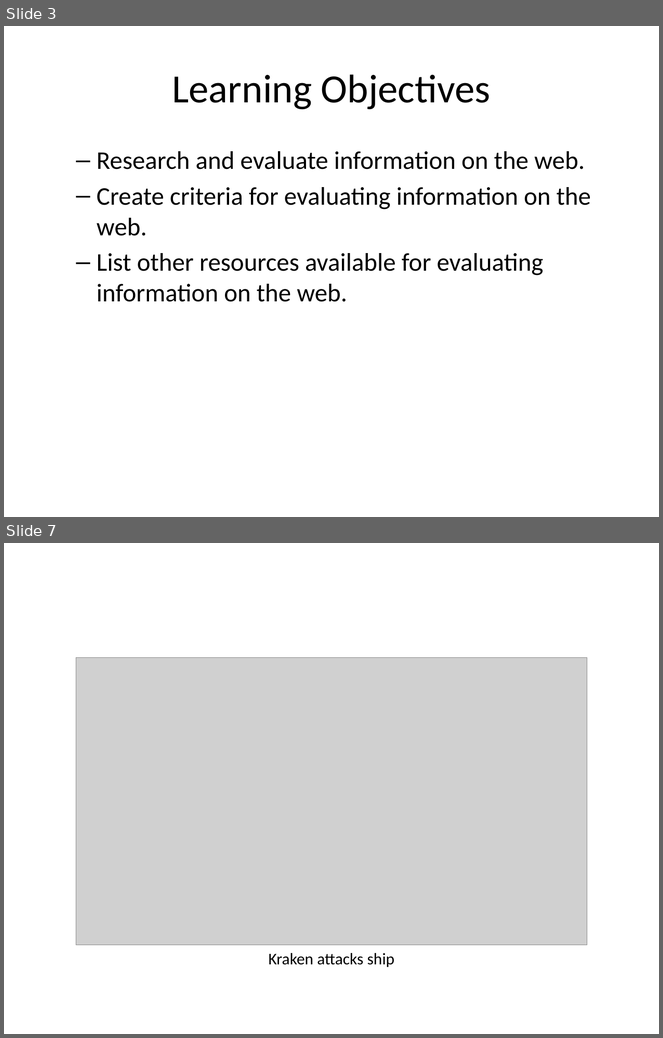
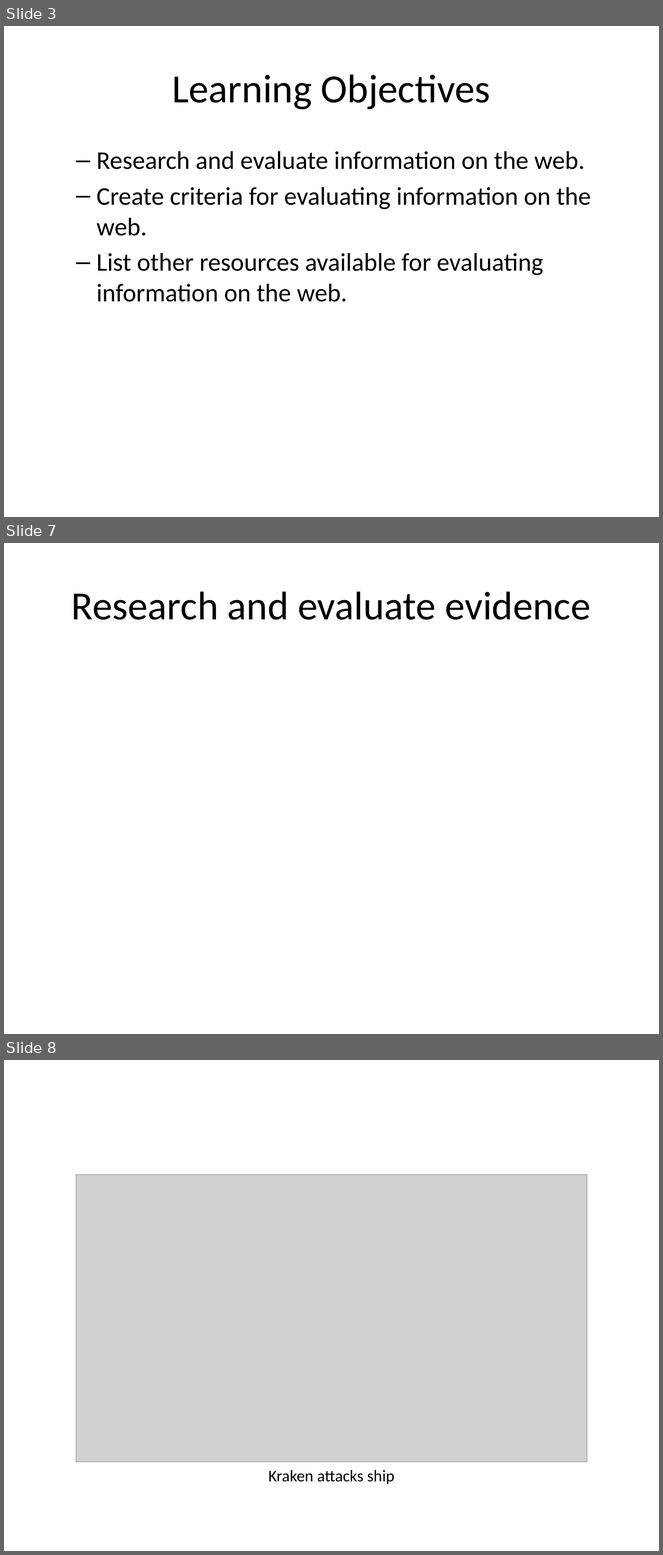
Before and after one commit to mr-eggleton/web-lit-core, a slide deck: powerpoints/05-web-detective.pptx. Shown one above the other, each under a label of ours: slides 3 and 7 before the commit, slides 3, 7 and 8 after it; the slides between them are not shown. The pictures are 663x1038 and 663x1555 pixels, drawn with LibreOffice and Linux fonts; fonts in the diff are those of the drawing; grey boxes stand for pictures. Boxes give left, top, right and bottom in pixels: in the first picture for what was removed or moved away, otherwise in the second. Text is boxed around its words. In the diff, an @@ line names an element or a change of style, - is before the commit and + after.

```diff
--- a/powerpoints/05-web-detective.pptx
+++ b/powerpoints/05-web-detective.pptx
@@ slide 7 added at box(4, 543, 659, 1034), background #FFFFFF @@
@@ title added at box(72, 591, 591, 620), 44 pt, text #000000 @@
+Research and evaluate evidence
@@ what was slide 7 is now slide 8 @@
```
Also in this commit, not shown: 7 slides changed, 3 other slides added, 3 other files.
